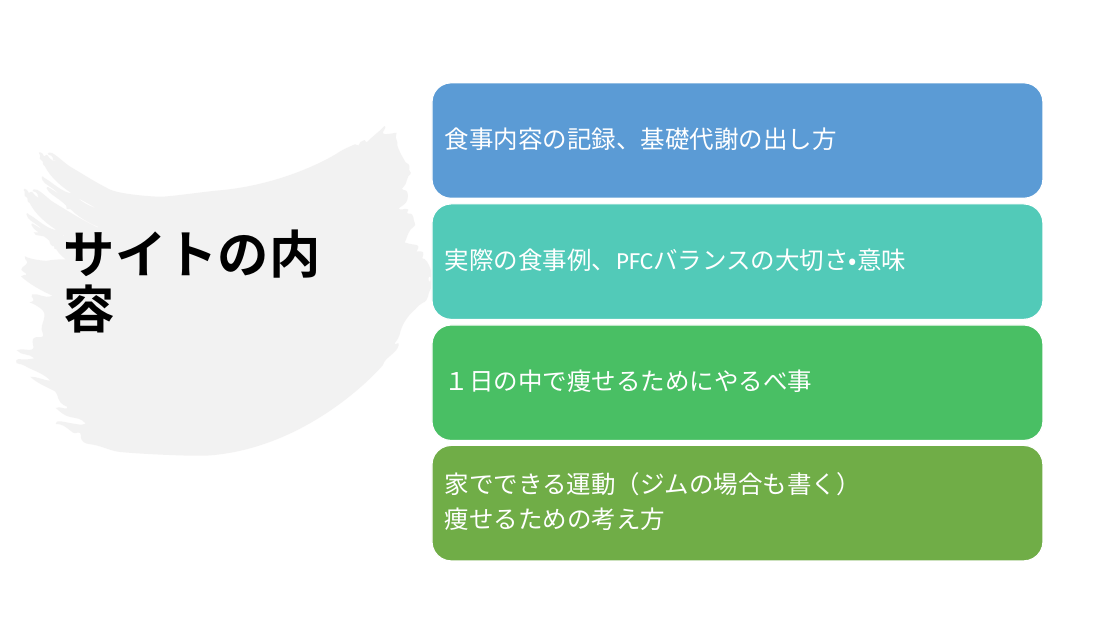
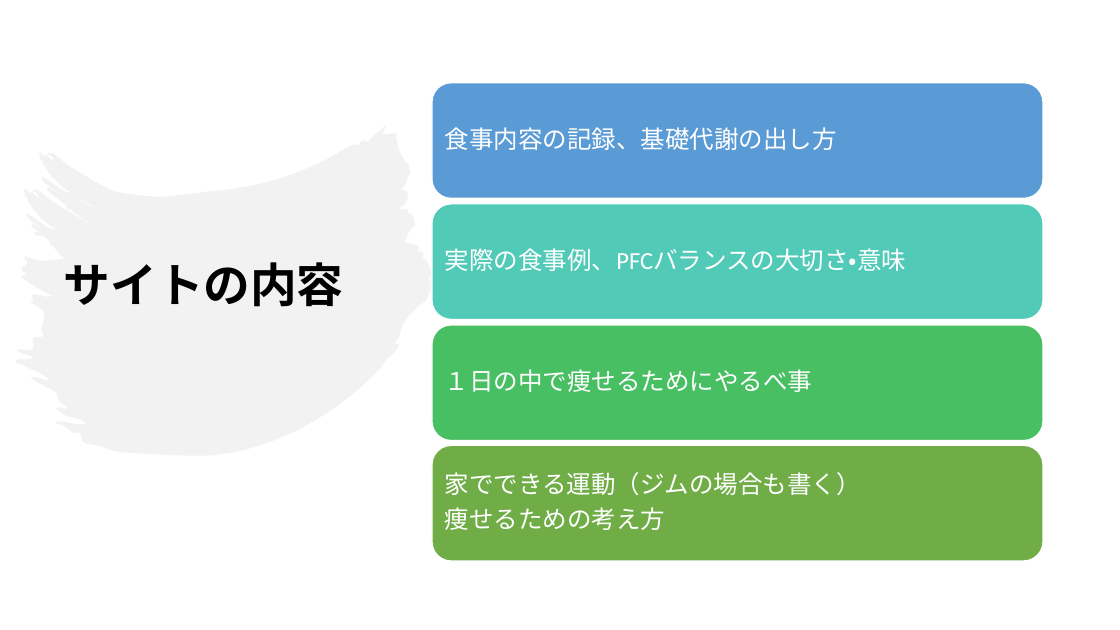
Before and after one commit to Ckg25007/zemi, a slide deck: slide 10 of 中間発表 power point/25007 大平凜音.pptx. Drawn at 1120x630 pixels with LibreOffice and Linux fonts; fonts in the diff are those of the drawing. Boxes give left, top, right and bottom in pixels: in the first picture for what was removed or moved away, otherwise in the second. Text is boxed around its words. In the diff, an @@ line names an element or a change of style, - is before the commit and + after.

```diff
--- a/中間発表 power point/25007 大平凜音.pptx
+++ b/中間発表 power point/25007 大平凜音.pptx
@@ title "サイトの内容" at (64, 262, 344, 307): size 44 to 40 pt @@
```
Also in this commit, not shown: 4 other slides changed, 3 other files.
